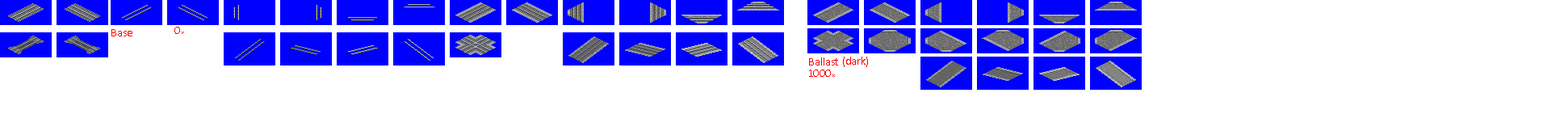
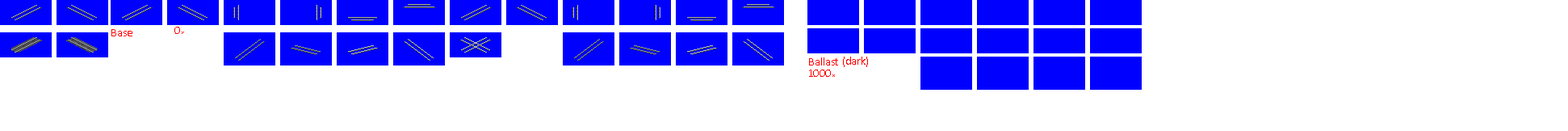
Layered file, before and after one edit (1568 × 131). Changes by layer:
added layer "??" above "SiBN" over [459, 37, 492, 53]
added layer "SiBN" above "SA_-" over [8, 1, 780, 63]
hid "SA_-" over [8, 1, 1137, 88]
